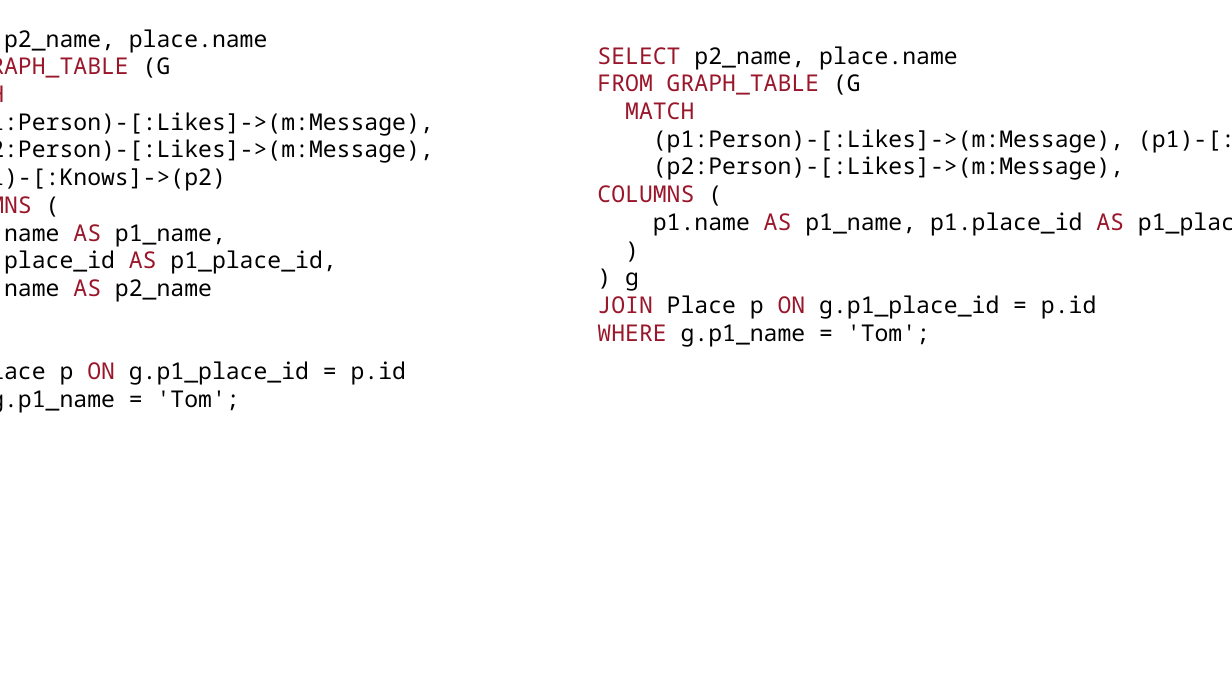
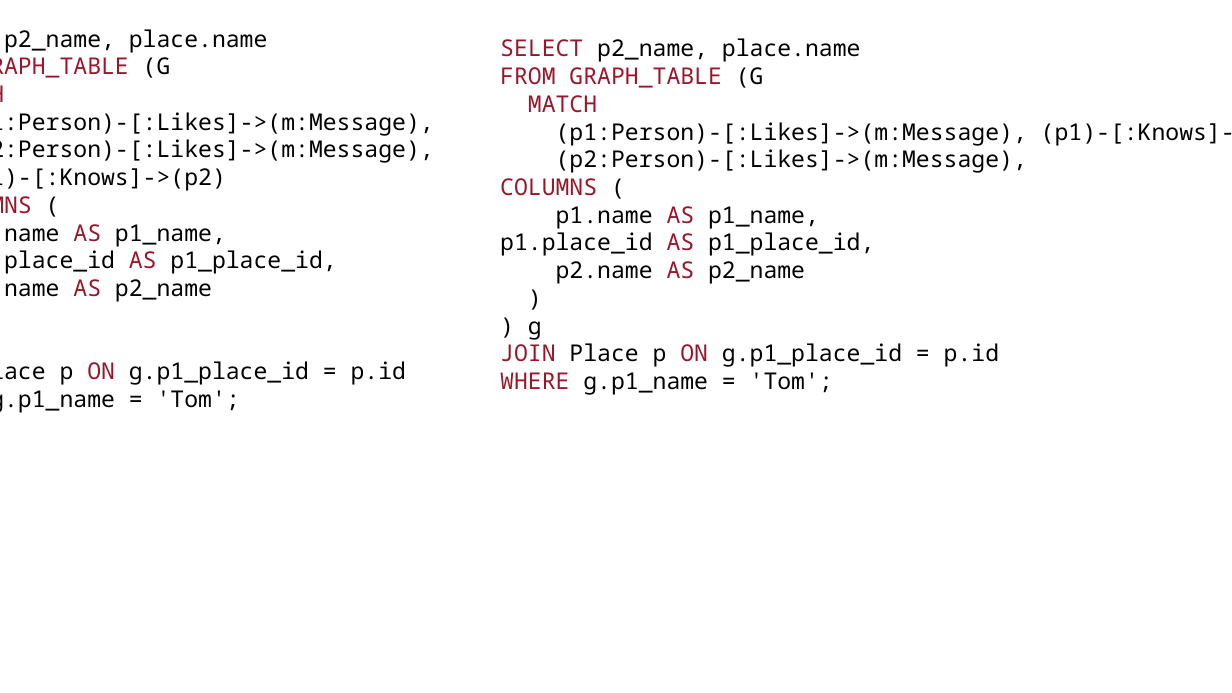
Before and after one commit to GraphScope/relgo, a slide deck: slide 1 of revise.pptx. Drawn at 1232x693 pixels with LibreOffice and Linux fonts; fonts in the diff are those of the drawing. Boxes give left, top, right and bottom in pixels: in the first picture for what was removed or moved away, otherwise in the second. Text is boxed around its words. In the diff, an @@ line names an element or a change of style, - is before the commit and + after.

```diff
--- a/revise.pptx
+++ b/revise.pptx
@@ text "SELECT p2_name, place.name": place and size @@
-text "SELECT p2_name, place.name" at bbox=[597, 46, 1232, 347]
+text "SELECT p2_name, place.name" at bbox=[500, 38, 1232, 395]
@@ text at bbox=[500, 206, 874, 284]: text changed @@
-p1.name AS p1_name, p1.place_id AS p1_place_id, p2.name AS p2_name
+p1.name AS p1_name,
+p1.place_id AS p1_place_id,
+p2.name AS p2_name
```
Also in this commit, not shown: 1 other slide changed, 4 other files.
